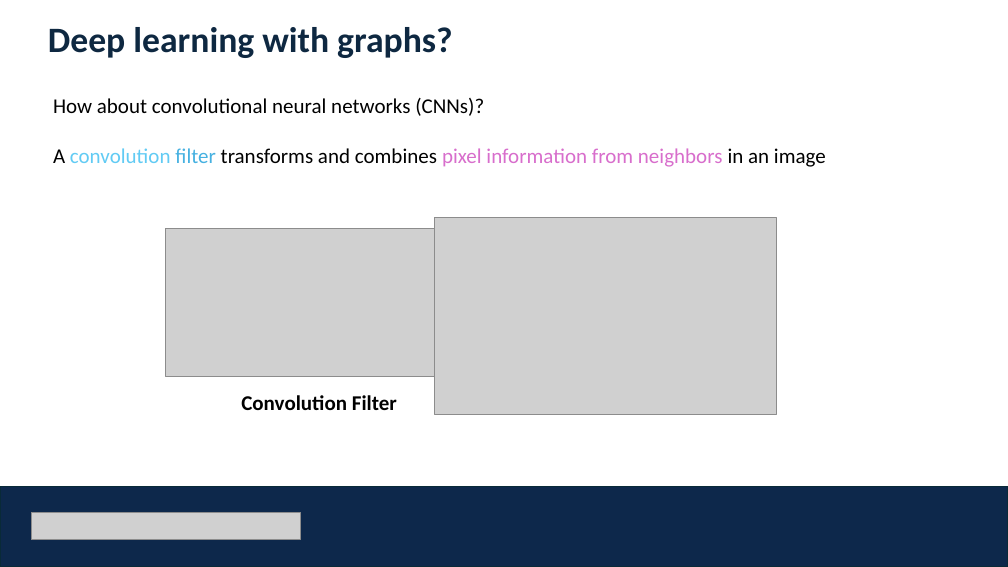
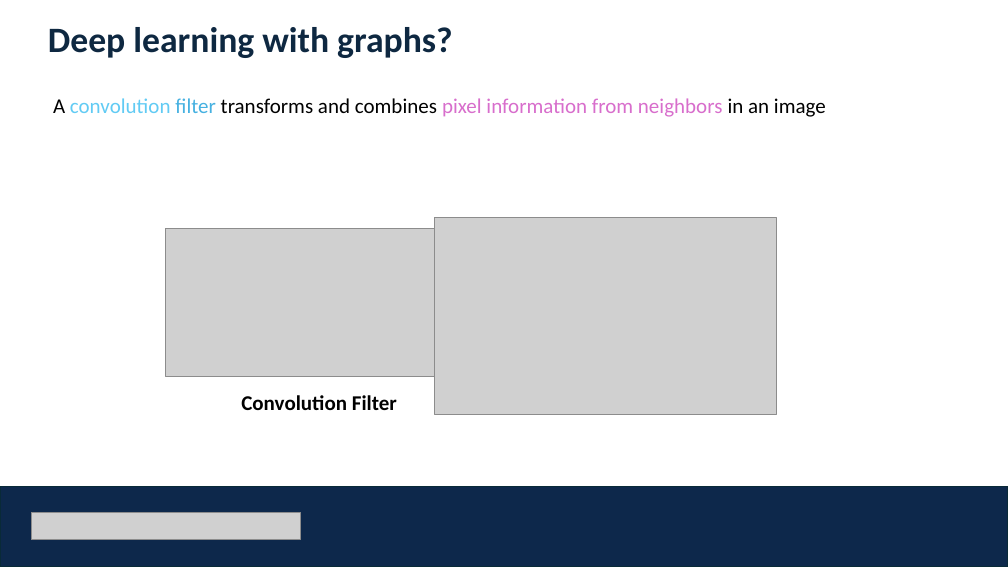
Before and after one commit to gnsrivastava/Teaching, a slide deck: slide 12 of GCN/GraphLearning_Omics.pptx. Drawn at 1008x567 pixels with LibreOffice and Linux fonts; fonts in the diff are those of the drawing; grey boxes stand for pictures. Boxes give left, top, right and bottom in pixels: in the first picture for what was removed or moved away, otherwise in the second. Text is boxed around its words. In the diff, an @@ line names an element or a change of style, - is before the commit and + after.

```diff
--- a/GCN/GraphLearning_Omics.pptx
+++ b/GCN/GraphLearning_Omics.pptx
@@ text at (x1=53, y1=98, x2=484, y2=116): paragraph removed @@
-How about convolutional neural networks (CNNs)?
```
Also in this commit, not shown: 3 other slides changed, 4 other files.
